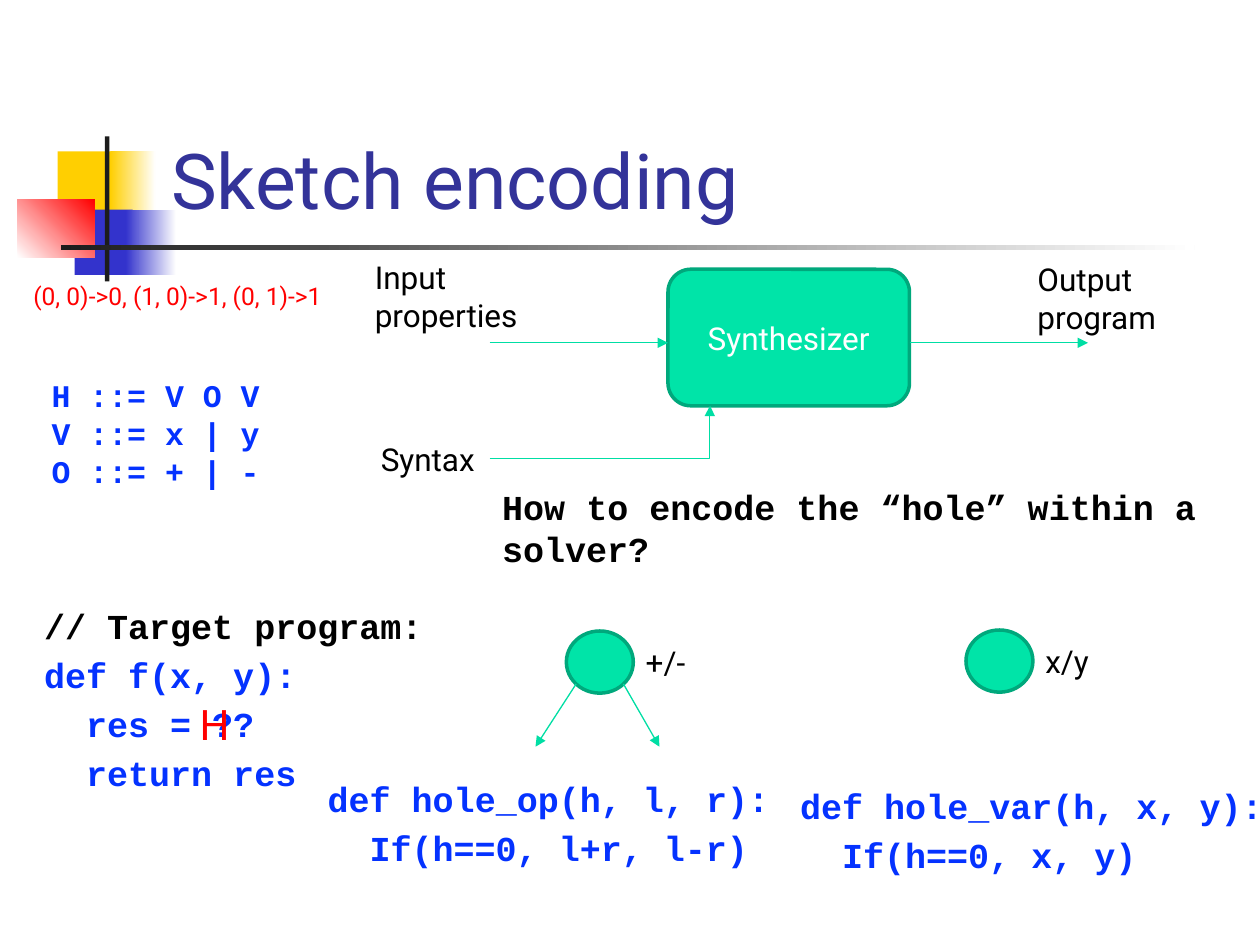
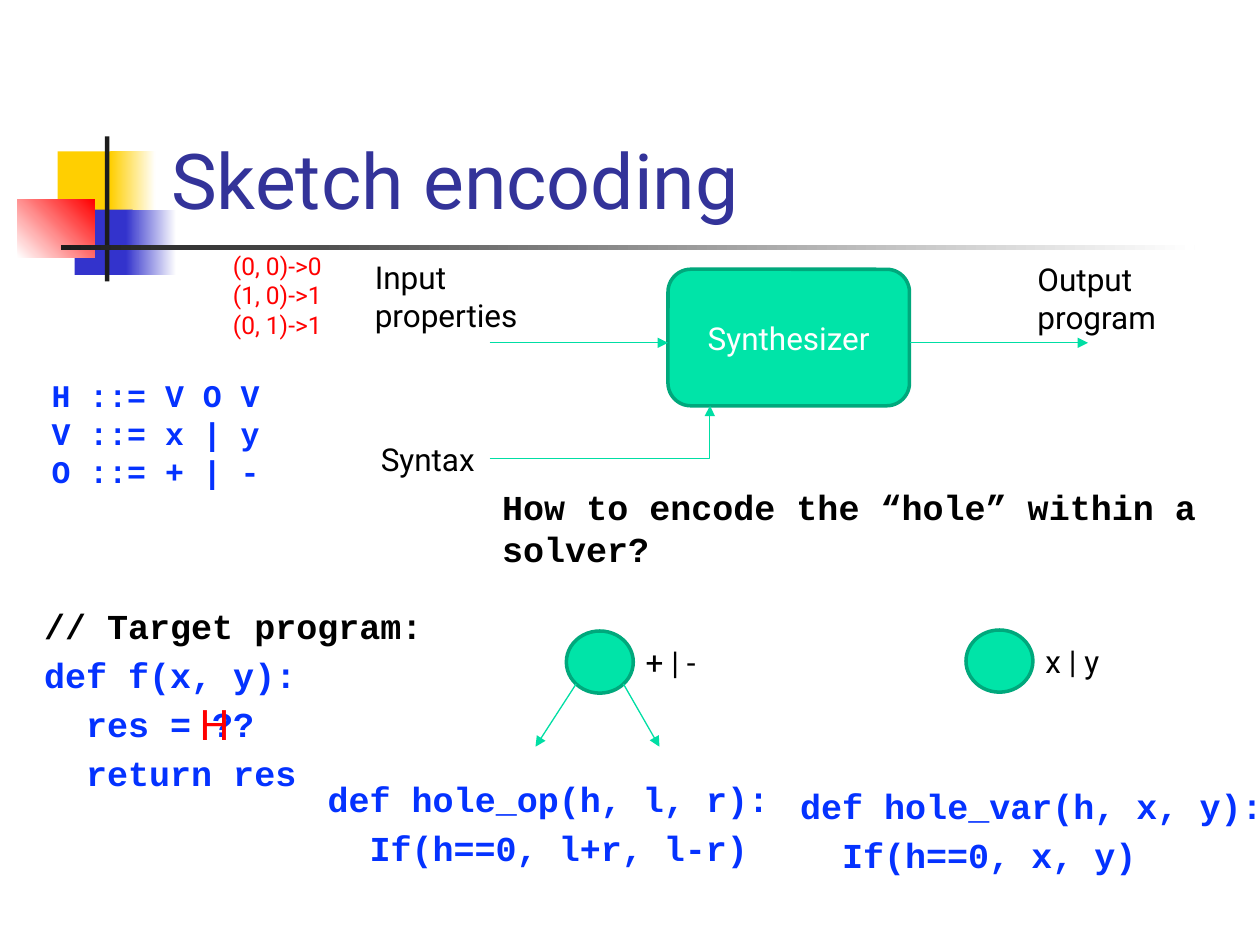
Before and after one commit to csslab-ustc/csslab-ustc.github.io, a slide deck: slide 8 of courses/theory/slides/lec20-synthesis.pptx (slide 9 before the commit). Drawn at 1260x945 pixels with LibreOffice and Linux fonts; fonts in the diff are those of the drawing. Boxes give left, top, right and bottom in pixels: in the first picture for what was removed or moved away, otherwise in the second. Text is boxed around its words. In the diff, an @@ line names an element or a change of style, - is before the commit and + after.

```diff
--- a/courses/theory/slides/lec20-synthesis.pptx
+++ b/courses/theory/slides/lec20-synthesis.pptx
@@ text at <box>233,255,322,340</box>: text changed @@
-(0, 0)->0, (1, 0)->1, (0, 1)->1
+(0, 0)->0
+(1, 0)->1
+(0, 1)->1
@@ text at <box>634,636,728,687</box>: text changed @@
-+/-
++ | -
@@ text at <box>1045,656,1099,680</box>: text changed @@
-x/y
+x | y
```
Also in this commit, not shown: 6 other slides changed, 2 slides added, 3 slides removed, 2 other files.
